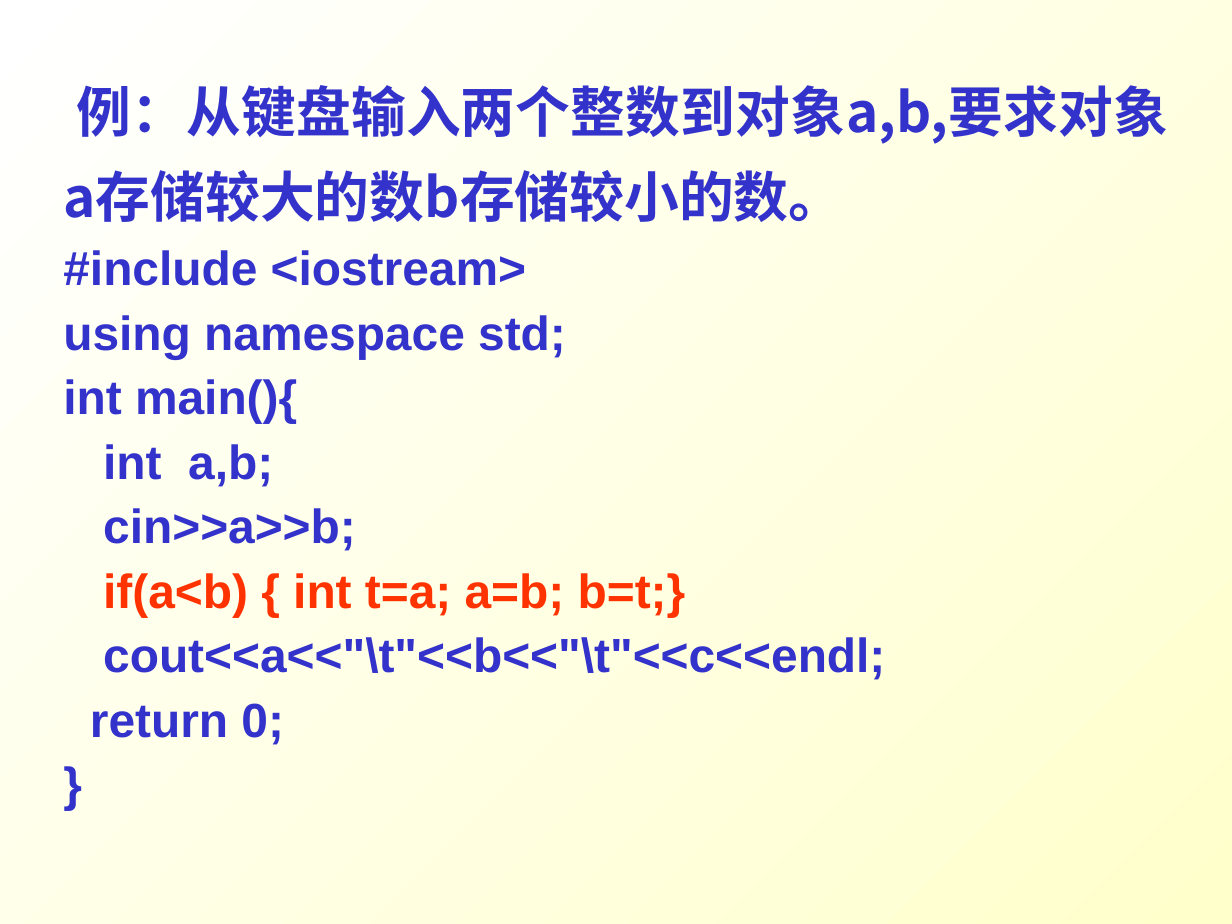
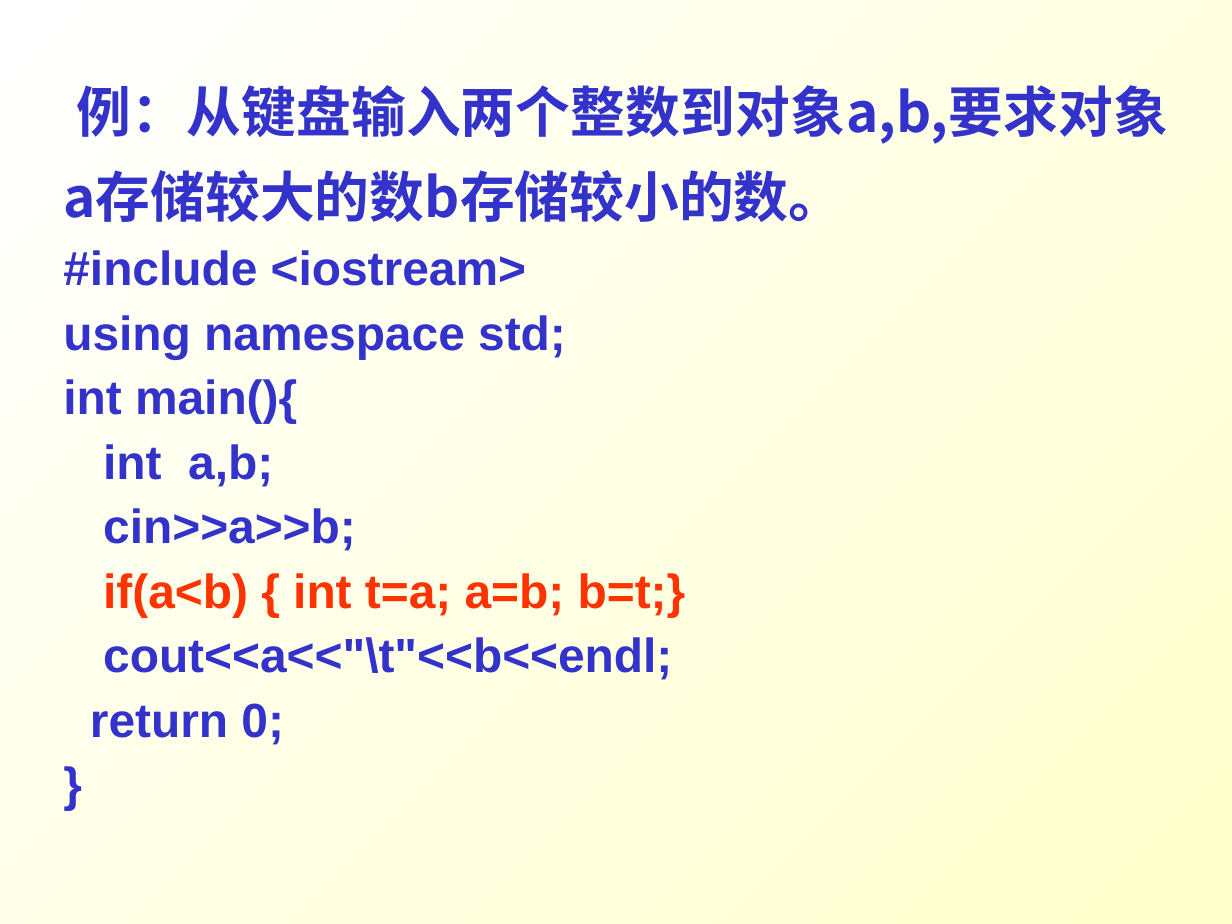
Before and after one commit to Changhe160/Changhe160.github.io, a slide deck: slide 14 of teachingRes/Cplusplus/unit02控制结构.ppt. Drawn at 1232x924 pixels with LibreOffice and Linux fonts; fonts in the diff are those of the drawing. Boxes give left, top, right and bottom in pixels: in the first picture for what was removed or moved away, otherwise in the second. Text is boxed around its words. In the diff, an @@ line names an element or a change of style, - is before the commit and + after.

Commit message:
C++

```diff
--- a/teachingRes/Cplusplus/unit02控制结构.ppt
+++ b/teachingRes/Cplusplus/unit02控制结构.ppt
@@ text at bbox=[103, 637, 672, 680]: text changed @@
-cout<<a<<"\t"<<b<<"\t"<<c<<endl;
+cout<<a<<"\t"<<b<<endl;
```
Also in this commit, not shown: 9 other slides changed.
